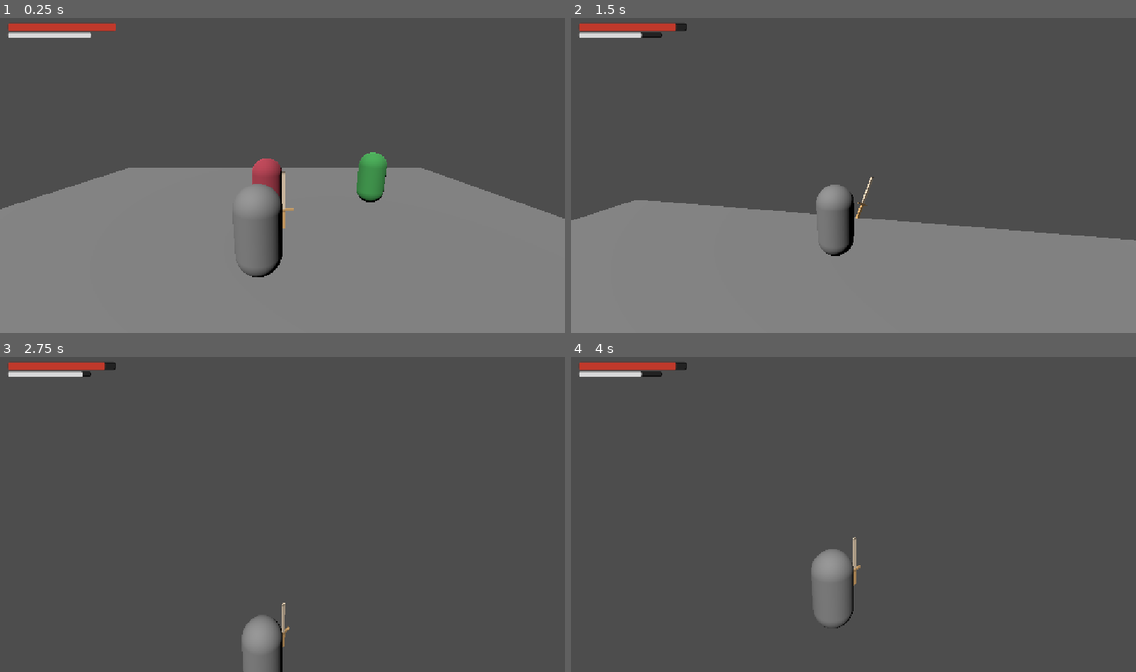
Above: before the commit, frames 1-4 (two rows, left to right).
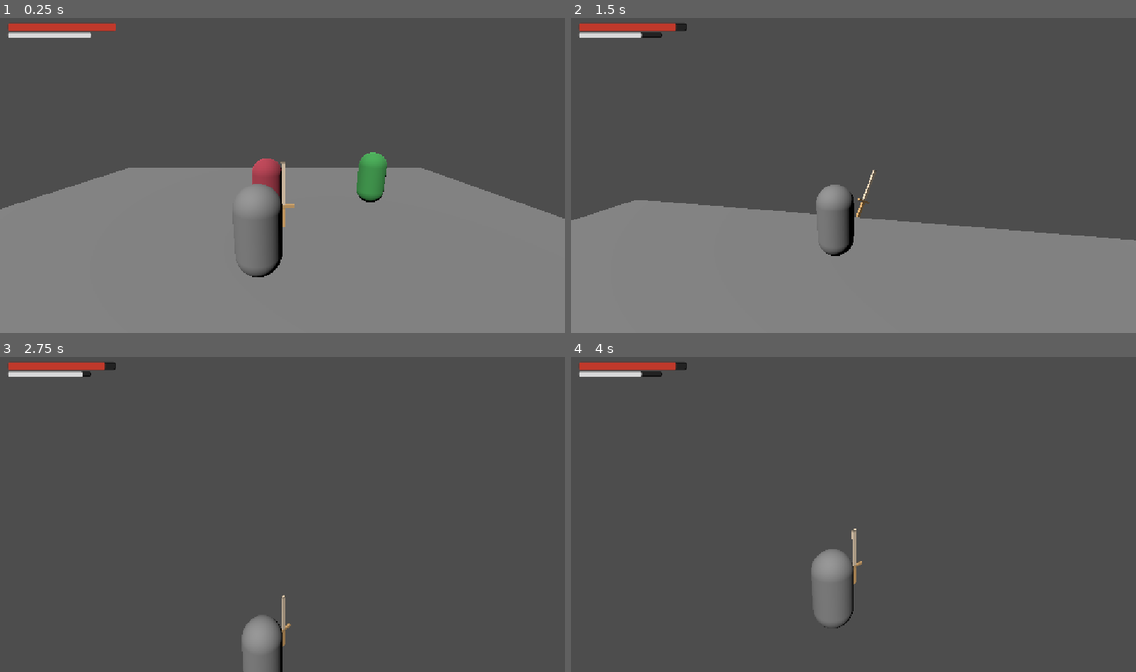
Above: after the commit, the same moments.

Repository: felipeallen20/valero-arpg
Game: Godot game, scene res://scenes/world.tscn
Same seed, same stepped clock (60 frames per second), same inputs: the game is played once before the commit and once after it.
Inputs (mouse positions are in pixels of both pictures, inside the frame that each line leads up to):
- Up to frame 1 (0.25 s): no input
- Up to frame 2 (1.5 s): move the mouse to (881, 172) at 0.52 s; press the mouse at (881, 172) at 0.53 s; hold W (forward) from 0.53 s (still down); tap Space (jump) at 0.77 s; move the mouse to (825, 175) at 1.27 s; release the mouse at (825, 175) at 1.28 s; tap Shift (dodge) at 1.35 s
- Up to frame 3 (2.75 s): keep holding W (forward); tap Space (jump) at 1.52 s; move the mouse to (293, 508) at 2.02 s; hold Ctrl (sprint) from 2.03 s (still down)
- Up to frame 4 (4 s): keep holding W (forward); move the mouse to (847, 517) at 2.77 s; release Ctrl (sprint) at 2.78 s; click (847, 517) at 2.85 s; tap Space (jump) at 3.02, 3.77 s; move the mouse to (893, 517) at 3.52 s; tap Shift (dodge) at 3.6 s

The runs differ from the first frame. In frame 1, less than 0.1% of the frame differs, in the area x 49-53%, y 45-67%; in frame 2, less than 0.1%; in frame 3, less than 0.1%; in frame 4, less than 0.1%.

Commit message:
Practice sword scale updated

Diff:
--- a/valero/project.godot
+++ b/valero/project.godot
@@ -11,9 +11,9 @@
 [application]
 
 config/name="Valero"
+run/main_scene="res://scenes/world.tscn"
 config/features=PackedStringArray("4.7", "Forward Plus")
 config/icon="res://icon.svg"
-run/main_scene="res://scenes/world.tscn"
 
 [display]
 
--- a/valero/scenes/player.tscn
+++ b/valero/scenes/player.tscn
@@ -33,7 +33,7 @@
 current = true
 
 [node name="PracticeSword" parent="." unique_id=938474064 instance=ExtResource("3_qhqgy")]
-transform = Transform3D(1.75, 0, 0, 0, 1.75, 0, 0, 0, 1.75, 0.51834464, -0.357847, -0.37549663)
+transform = Transform3D(2, 0, 0, 0, 2, 0, 0, 0, 2, 0.51834464, -0.357847, -0.37549663)
 
 [node name="PlayerStats" type="Node3D" parent="." unique_id=1662973353]
 script = ExtResource("4_dqkch")
--- a/valero/scenes/weapons/practice_sword.tscn
+++ b/valero/scenes/weapons/practice_sword.tscn
@@ -73,9 +73,8 @@
 }
 
 [node name="PracticeSword" type="Node3D" unique_id=938474064]
-transform = Transform3D(1.75, 0, 0, 0, 1.75, 0, 0, 0, 1.75, 0, -0.16624108, 0)
+transform = Transform3D(2, 0, 0, 0, 2, 0, 0, 0, 2, 0, -0.16624108, 0)
 script = ExtResource("1_hvg78")
-damage = 10.0
 attack_speed = 1.5
 
 [node name="Pivot" type="Node3D" parent="." unique_id=1928715599]
@@ -86,7 +85,7 @@
 collision_mask = 4
 
 [node name="CollisionShape3D" type="CollisionShape3D" parent="Pivot/Hitbox" unique_id=1771601606]
-transform = Transform3D(0.125, 0, 0, 0, 0.5500001, 0, 0, 0, 0.05, 0.007122705, 0.670315, 0.020778982)
+transform = Transform3D(0.125, 0, 0, 0, 0.5500001, 0, 0, 0, 0.05, 0.007122705, 0.67695725, 0.020778982)
 shape = SubResource("BoxShape3D_jxsi6")
 
 [node name="Mesh" type="MeshInstance3D" parent="Pivot" unique_id=1804440856]
